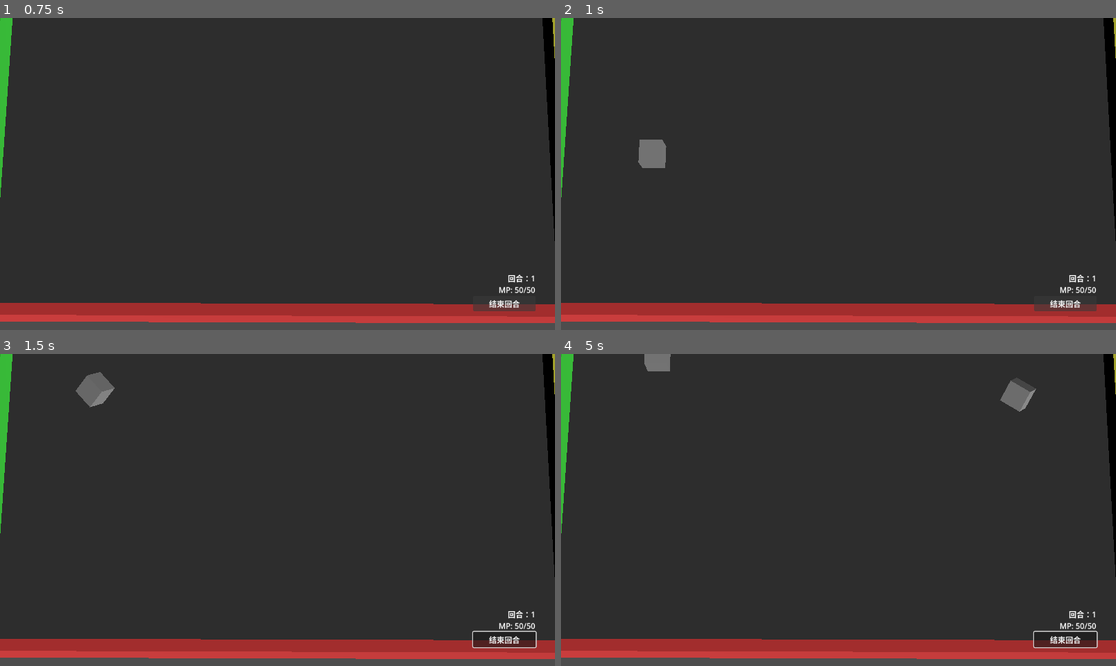
Above: before the commit, frames 1-4 (two rows, left to right).
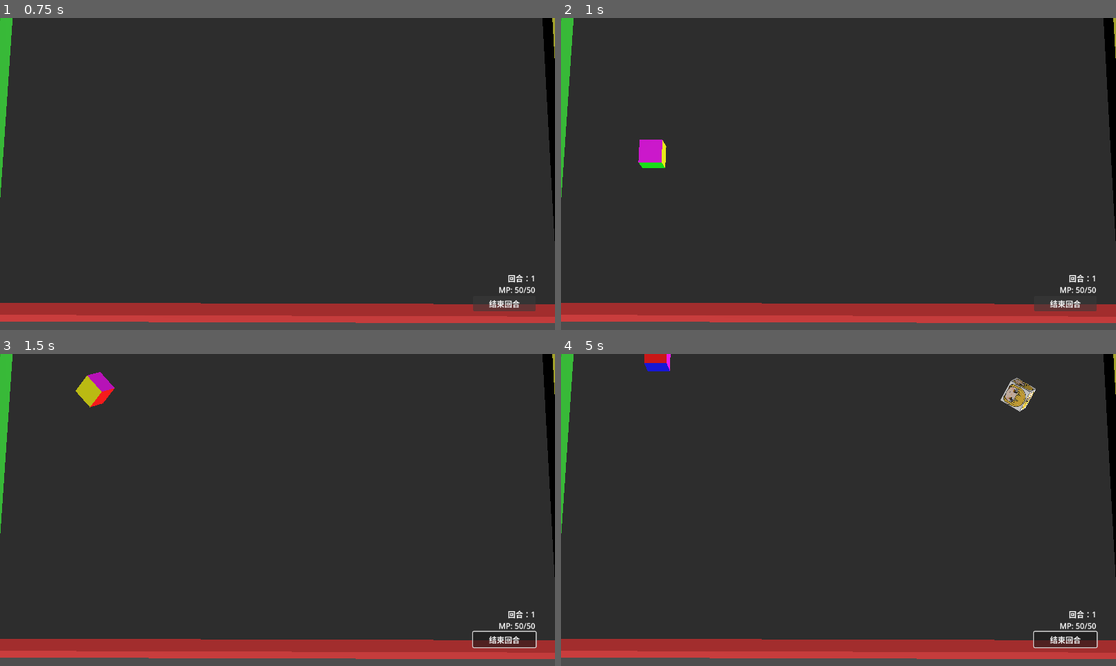
Above: after the commit, the same moments.

Repository: Beezui/trae_godot_dice
Game: Godot game, scene res://scenes/test/battle_test_scene.tscn
Two runs of this game, one before a commit and one after it. Both use one fixed random seed, a clock stepped at 60 frames per second and the inputs below.
Inputs (mouse positions are in pixels of both pictures, inside the frame that each line leads up to):
- Up to frame 1 (0.75 s): click "结束回合" at 0.5 s
- Up to frame 2 (1 s): no input
- Up to frame 3 (1.5 s): tap Enter (ui_accept) at 1.25 s; move the mouse to (399, 494) at 1.27 s; hold Up (ui_up) from 1.28 s (still down); tap R at 1.35 s; click (399, 494) at 1.42 s
- Up to frame 4 (5 s): tap Enter (ui_accept) at 1.52, 2.75, 3.5, 4.25, 4.52 s; release Up (ui_up) at 2 s; drag from (727, 525) to (810, 572) at 2.02 s; move the mouse to (894, 441) at 2.77 s; hold Up (ui_up) 2.78-3.5 s; tap Space at 2.85 s; drag from (810, 572) to (672, 463) at 3.52 s; move the mouse to (1005, 556) at 4.27 s; hold A from 4.28 s (still down); tap N at 4.35 s

Frame 1 is identical in both runs. In frame 2, 0.4% of the frame differs, in the area x 13-20%, y 38-49%; in frame 3, 0.5%; in frame 4, 0.6%, in the area x 15-86%, y 0-19%.

Commit message:
fix: 修复角色骰子贴图加载时序问题
问题：set_dice_face_config 调用时 mesh 尚未创建，导致贴图加载失败
解决：在 create_fallback_mesh() 完成后检查已有配置并立即应用贴图

- dice_6.gd: 在备用网格创建后应用存储的贴图配置
- dice_texture_manager.gd: 添加详细调试日志
- battle_manager.gd: 添加实例检查日志

Co-Authored-By: Claude Opus 4.6 <noreply@anthropic.com>

Diff:
--- a/scenes/dice_6.gd
+++ b/scenes/dice_6.gd
@@ -216,7 +216,11 @@
 	# 设置网格
 	mesh_instance.mesh = mesh
 
-	# 注意：不在这里应用贴图，等 set_dice_face_config 调用时再应用
+	# 如果已经有配置，立即应用贴图
+	if dice_face_config.size() > 0:
+		print("【备用网格】检测到已有配置，立即应用贴图")
+		apply_textures_from_manager()
+
 	print("Fallback cube mesh with 6 surfaces created")
 
 func stop_rolling():
